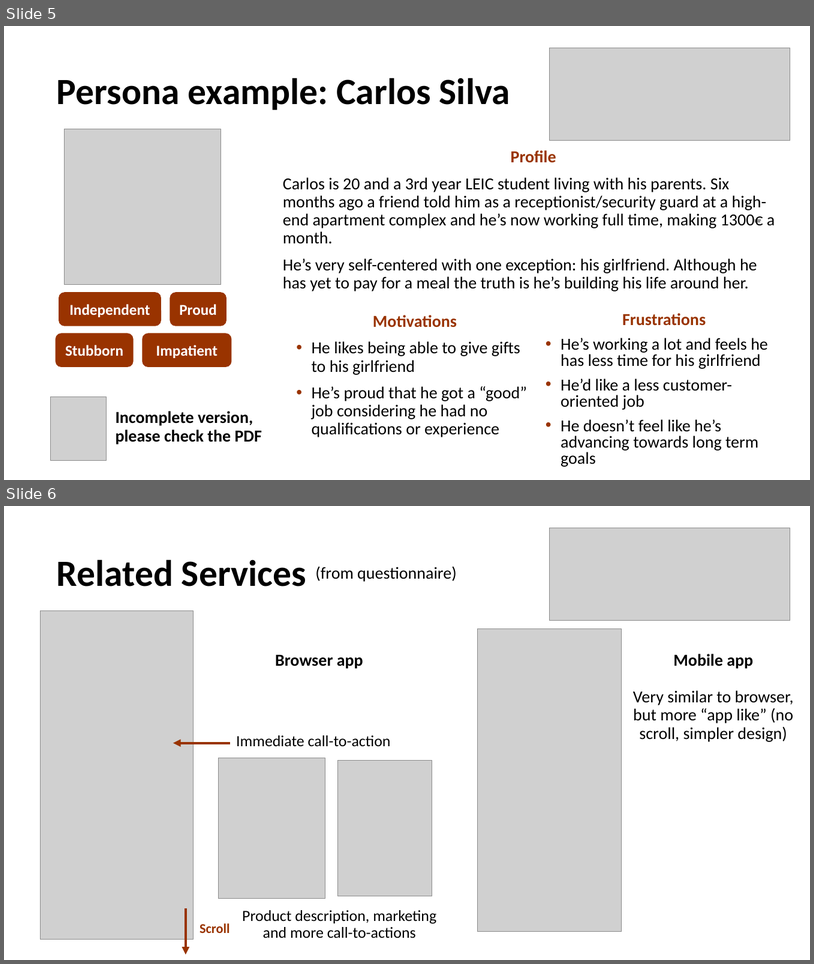
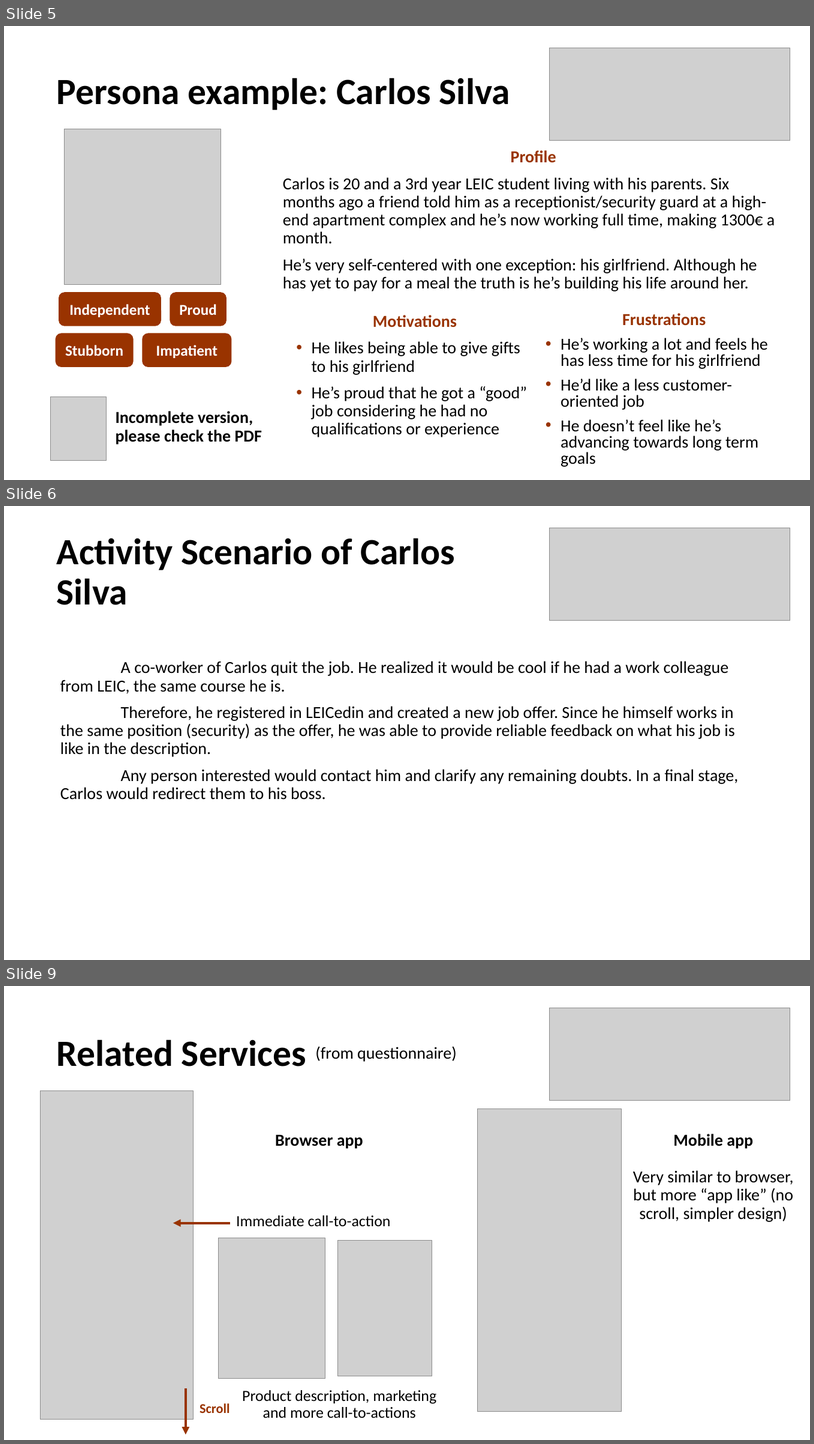
Before and after one commit to guilhermewastaken/HCI, a slide deck: IPC.pptx. Shown one above the other, each under a label of ours: slides 5 and 6 before the commit, slides 5, 6 and 9 after it; the slides between them are not shown. The pictures are 814x964 and 814x1444 pixels, drawn with LibreOffice and Linux fonts; fonts in the diff are those of the drawing; grey boxes stand for pictures. Boxes give left, top, right and bottom in pixels: in the first picture for what was removed or moved away, otherwise in the second. Text is boxed around its words. In the diff, an @@ line names an element or a change of style, - is before the commit and + after.

Commit message:
Added Activity Scen. + Usability Req. + Func. and Tasks

```diff
--- a/IPC.pptx
+++ b/IPC.pptx
@@ slide 6 added at [4, 506, 810, 960], background #FFFFFF @@
@@ text added at [57, 538, 455, 605], 44 pt, text #000000, bold @@
+Activity Scenario of Carlos Silva
@@ picture added at [549, 528, 791, 621] @@
@@ text added at [60, 661, 738, 799], 20 pt, text #000000 @@
+A co-worker of Carlos quit the job. He realized it would be cool if he had a work colleague from LEIC, the same course he is.
+Therefore, he registered in LEICedin and created a new job offer. Since he himself works in the same position (security) as the offer, he was able to provide reliable feedback on what his job is like in the description.
+Any person interested would contact him and clarify any remaining doubts. In a final stage, Carlos would redirect them to his boss.
@@ what was slide 6 is now slide 9 @@
```
Also in this commit, not shown: 2 other slides added.
